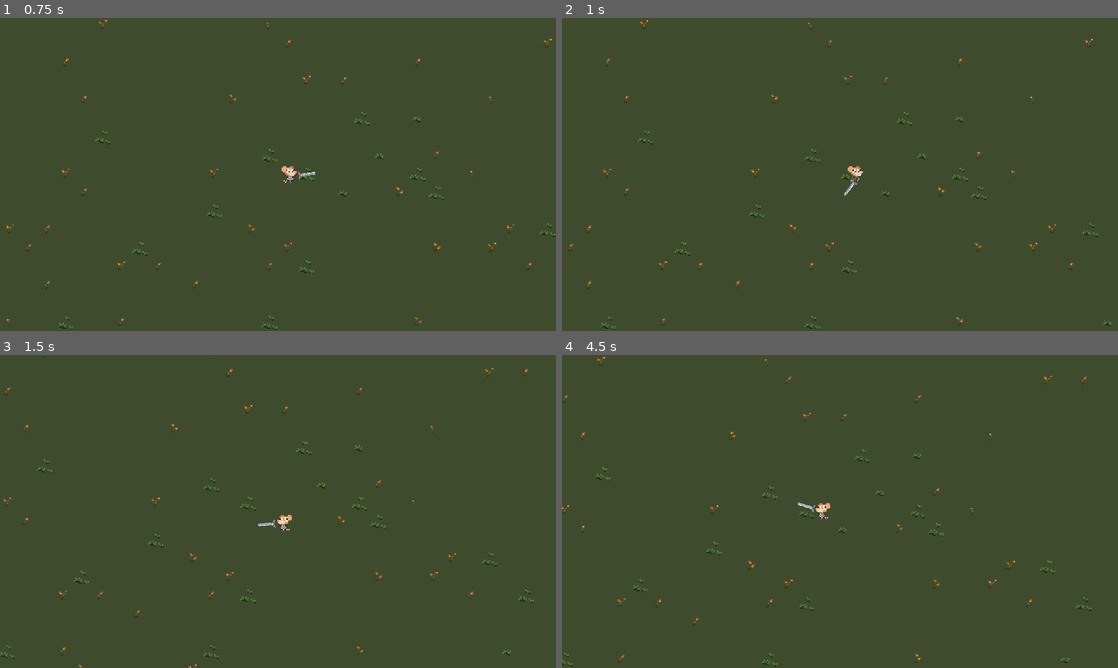
Above: before the commit, frames 1-4 (two rows, left to right).
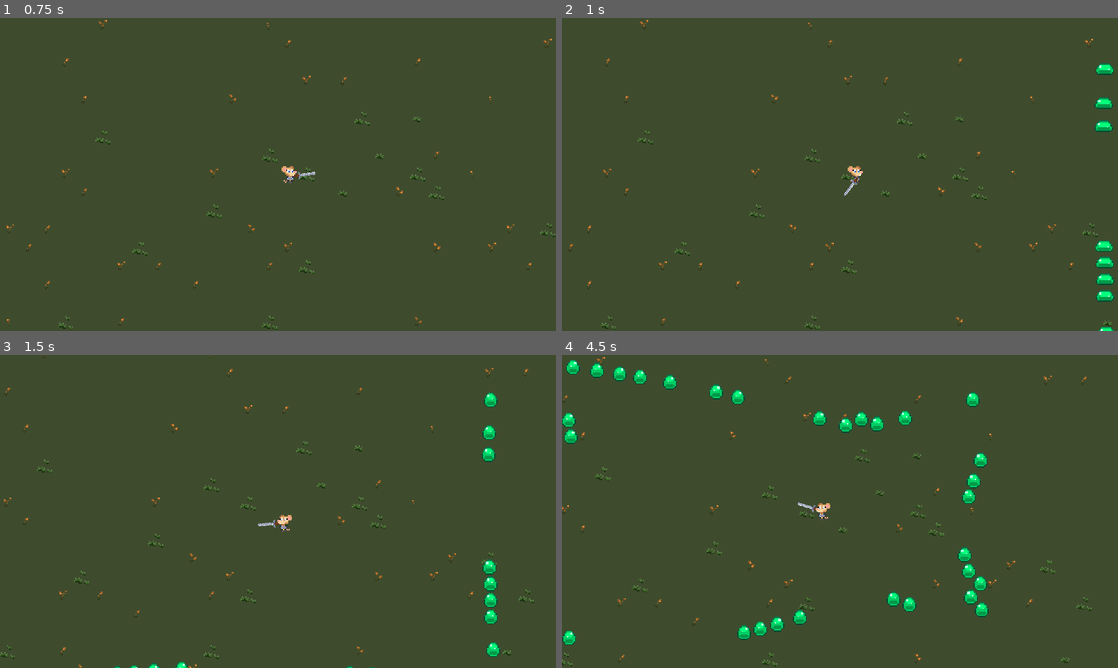
Above: after the commit, the same moments.

Repository: Greg-Rus/NFC
Game: Godot game, scene res://Scenes/GameLogic/main.tscn
Two runs of this game, one before a commit and one after it. Both use one fixed random seed, a clock stepped at 60 frames per second and the inputs below.
Inputs (mouse positions are in pixels of both pictures, inside the frame that each line leads up to):
- Up to frame 1 (0.75 s): move the mouse to (400, 158) at 0.52 s; hold D (right) from 0.53 s (still down); click (400, 158) at 0.6 s
- Up to frame 2 (1 s): keep holding D (right)
- Up to frame 3 (1.5 s): move the mouse to (166, 527) at 1.27 s; release D (right) at 1.28 s; hold S (down) from 1.28 s (still down); click (166, 527) at 1.35 s
- Up to frame 4 (4.5 s): move the mouse to (895, 442) at 2.02 s; release S (down) at 2.03 s; hold D (right) 2.03-2.78 s; click (895, 442) at 2.1 s; move the mouse to (812, 574) at 2.77 s; hold W (up) 2.78-3.53 s; click (812, 574) at 2.85 s; move the mouse to (1006, 558) at 3.52 s; hold A (left) from 3.53 s (still down); click (1006, 558) at 3.6 s; move the mouse to (673, 464) at 4.27 s; click (673, 464) at 4.35 s

Frame 1 is identical in both runs. In frame 2, 0.7% of the frame differs, in the area x 95-100%, y 14-100%; in frame 3, 0.8%; in frame 4, 2.8%, in the area x 0-77%, y 1-93%.

Commit message:
screen edge spawning

Diff:
--- a/Scenes/Enemies/enemy.tscn
+++ b/Scenes/Enemies/enemy.tscn
@@ -114,6 +114,7 @@
 }
 
 [node name="Enemy" type="CharacterBody2D"]
+z_index = 2
 collision_layer = 8
 collision_mask = 13
 motion_mode = 1
@@ -121,6 +122,7 @@
 moveSpeed = 25.0
 acceleration = 5.0
 attack_range = 20.0
+hit_points = 2.0
 
 [node name="Sprite2D" type="Sprite2D" parent="."]
 position = Vector2(0, -11)
--- a/Scenes/Levels/procedural_environment.gd
+++ b/Scenes/Levels/procedural_environment.gd
@@ -21,12 +21,11 @@
 	noise.seed = randi()
 	noise.frequency = 1
 	noise.fractal_gain = 0
-	print(THRESHOLD_RATIO)
-
-func init(bounds: Vector2i) -> void:
-	map_dimensions = bounds
 
 func _process(_delta) -> void:
+	update_tiles_around_player_if_necessary()
+
+func update_tiles_around_player_if_necessary() -> void:
 	var player_tile_position = tile_map.local_to_map(player.position)
 	if(player_tile_position != player_tile):
 		player_tile = player_tile_position
@@ -75,3 +74,18 @@
 
 func is_out_of_map_bounds(cell : Vector2i) -> bool:
 	return cell.x < bounds_min.x || cell.y < bounds_min.y || cell.x >= bounds_max.x || cell.y >= bounds_max.y
+
+func add_player(player: Player) -> void:
+	super(player)
+	update_tiles_around_player_if_necessary()
+
+func add_enemy(enemy: Enemy) -> void:
+	super(enemy)
+	var world_dimensions = world_bounds_max - world_bounds_min
+	var random_in_world_bounds = Vector2(randf_range(0, world_dimensions.x), randf_range(0, world_dimensions.y))
+	var edge = Vector2(0, 1) if randi() % 2 == 0 else Vector2(1, 0)
+	var random_on_edge = Vector2(random_in_world_bounds.x * edge.x, random_in_world_bounds.y * edge.y)
+	var position = world_bounds_min + random_on_edge if randi() % 2 == 0 else world_bounds_max - random_on_edge
+	enemy.global_position = position
+	enemy.transitionToState(Enemy.ENEMY_STATE.MOVING)
+	print(position)
--- a/Scenes/Levels/shrub_1.tscn
+++ b/Scenes/Levels/shrub_1.tscn
@@ -336,7 +336,7 @@
 }]
 
 [node name="Shrub1" type="AnimatedSprite2D"]
-z_index = 2
+z_index = 1
 position = Vector2(37, 25)
 sprite_frames = SubResource("SpriteFrames_1qu11")
 animation = &"Animation1"
--- a/Scripts/game_manager.gd
+++ b/Scripts/game_manager.gd
@@ -5,6 +5,7 @@
 @onready var environment_scene = preload("res://Scenes/Levels/test_open_survival_map.tscn")
 @onready var player_scene = preload("res://Scenes/Player/player_iris.tscn")
 @onready var screensize : Vector2 = get_viewport().get_visible_rect().size
+@export var enemyCount : int = 0
 
 var enemy_spawn_timer: Timer
 var current_environment : Environemnt
@@ -22,15 +23,16 @@
 	player = player_scene.instantiate() as Player
 	current_environment.add_player(player)
 	enemy_spawn_timer.timeout.connect(on_enemy_spawn_timer)
-	#for i in 30:
-		#on_enemy_spawn_timer()
+	for i in 30:
+		on_enemy_spawn_timer()
 	#enemy_spawn_timer.start(3)
 
 func on_enemy_spawn_timer():
-	var spawn_position = Vector2(randi_range(0, screensize.x), randi_range(screensize.y, 0))
+	#var spawn_position = Vector2(randi_range(0, screensize.x), randi_range(screensize.y, 0))
 	var new_enemy = enemy_scene.instantiate() as Enemy
-	new_enemy.global_position = spawn_position
+	#new_enemy.global_position = spawn_position
 	new_enemy.init(player)
 	current_environment.add_enemy(new_enemy)
+	enemyCount += 1
 	#enemy_spawn_timer.start(3)
 #	var direction_to_player = player.global_position - spawn_position
